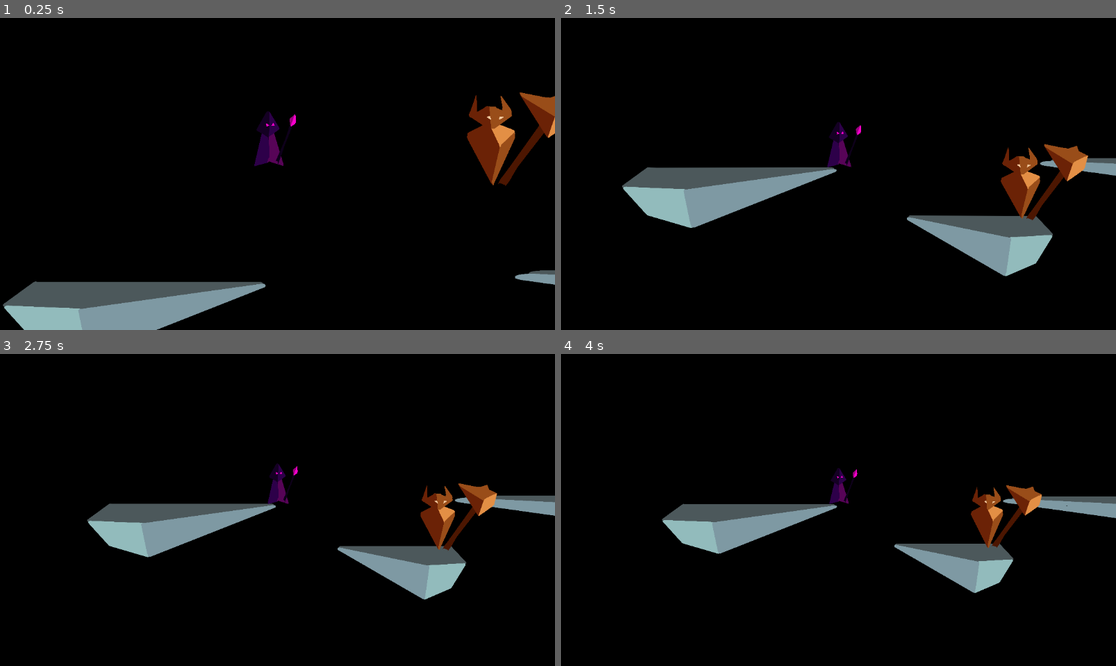
Above: before the commit, frames 1-4 (two rows, left to right).
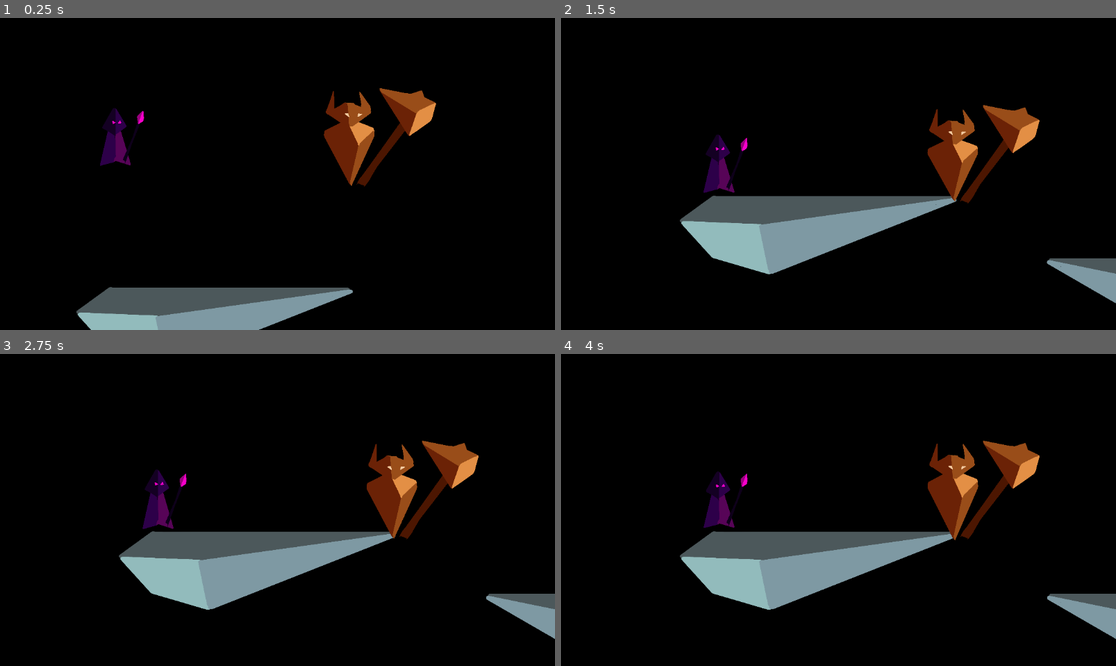
Above: after the commit, the same moments.

Repository: AthertonRoamer/GMTKPrep25
Game: Godot game, scene res://game/game.tscn
Two runs of this game, one before a commit and one after it. Both use one fixed random seed, a clock stepped at 60 frames per second and the inputs below. This scene is started directly instead of the project's main scene. The engine's default icon, where the game draws it, is replaced by a stand-in: a white triangle on a blue panel in a dark square.
Inputs:
- Up to frame 1 (0.25 s): no input
- Up to frame 2 (1.5 s): hold Shift (dash) 0.53-1.28 s; hold D (walk_right) from 0.53 s (still down); tap Space (jump) at 0.77 s; tap Shift (dash) at 1.35 s
- Up to frame 3 (2.75 s): tap Space (jump) at 1.52 s; release D (walk_right) at 2.03 s; hold A (walk_left) from 2.03 s (still down); hold Shift (dash) from 2.03 s (still down)
- Up to frame 4 (4 s): release A (walk_left) at 2.78 s; release Shift (dash) at 2.78 s; hold D (walk_right) from 2.78 s (still down); tap Shift (dash) at 2.85 s; tap Space (jump) at 3.02, 3.77 s; hold Shift (dash) from 3.53 s (still down)

The runs differ from the first frame. In frame 1, 14% of the frame differs, in the area x 0-100%, y 22-100%; in frame 2, 21%, in the area x 11-100%, y 27-92%; in frame 3, 19%; in frame 4, 18%.

Commit message:
fixed dash

Diff:
--- a/gmtkprep25/game/game.tscn
+++ b/gmtkprep25/game/game.tscn
@@ -1,8 +1,7 @@
-[gd_scene load_steps=8 format=3 uid="uid://csvtknxc2a23t"]
+[gd_scene load_steps=7 format=3 uid="uid://csvtknxc2a23t"]
 
 [ext_resource type="Script" uid="uid://cdqiyn1lwxg55" path="res://game/game.gd" id="1_l1rk1"]
 [ext_resource type="Script" uid="uid://hbqc0qu55pey" path="res://game/player_manager.gd" id="2_vasa2"]
-[ext_resource type="PackedScene" uid="uid://bj1vaddkg8t4a" path="res://player/test_player/test_player.tscn" id="3_h7iqs"]
 [ext_resource type="Script" uid="uid://cghp3n1ob8rh" path="res://game/camera_2d.gd" id="4_4fuuu"]
 [ext_resource type="PackedScene" uid="uid://bv7mmxv5oflqa" path="res://player/wizard/wizard.tscn" id="4_u5opy"]
 [ext_resource type="Texture2D" uid="uid://cx2g1hfl62bcr" path="res://icon.svg" id="5_dxrkv"]
@@ -16,7 +15,6 @@
 [node name="PlayerManager" type="Node2D" parent="."]
 script = ExtResource("2_vasa2")
 players_to_spawn = {
-ExtResource("3_h7iqs"): 1,
 ExtResource("4_u5opy"): 1,
 ExtResource("5_y36n6"): 1
 }
--- a/gmtkprep25/player/player.gd
+++ b/gmtkprep25/player/player.gd
@@ -39,6 +39,8 @@
 @export_group("Gravity")
 @export var gravity_accel : float = 2000
 #endregion
+
+var dash_this_frame : bool = false
 
 var starting_health : float = 100
 var health = starting_health:
@@ -80,6 +82,10 @@
 		if not (dynamic_jumping and jumping):
 			velocity.y += gravity_accel * delta
 
+	if dash_this_frame:
+		dash_this_frame = false
+		process_dash()
+
 	#apply friction
 	if walk_direction == 0:
 		if is_on_floor():
@@ -151,6 +157,10 @@
 
 
 func dash():
+	dash_this_frame = true
+
+
+func process_dash() -> void:
 	pass
 
 func get_input() -> void:
--- a/gmtkprep25/wizard.gd
+++ b/gmtkprep25/wizard.gd
@@ -5,6 +5,7 @@
 
 @export var dash_power = 650
 var dash_direction
+
 
 var dashing = false
 var anim_jumping = false
@@ -29,7 +30,7 @@
 	if walk_direction == 0:
 		animate("idle")
 
-func dash():
+func process_dash():
 	dashing = true
 	animate("dash")
 	dash_direction = walk_direction
